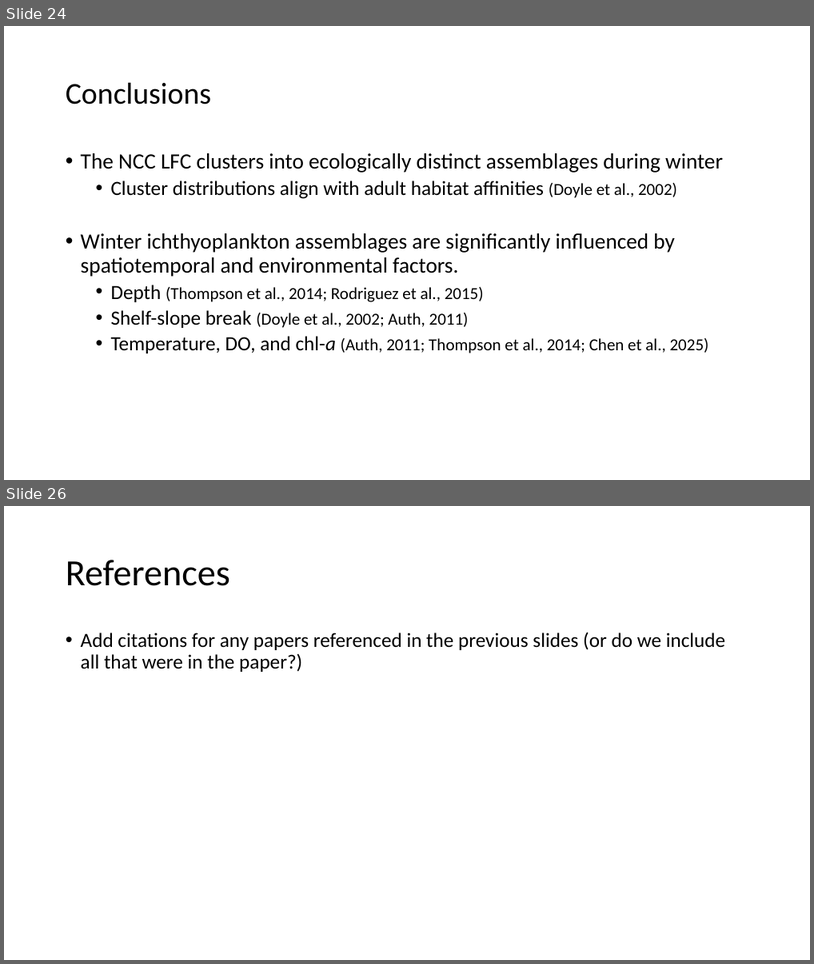
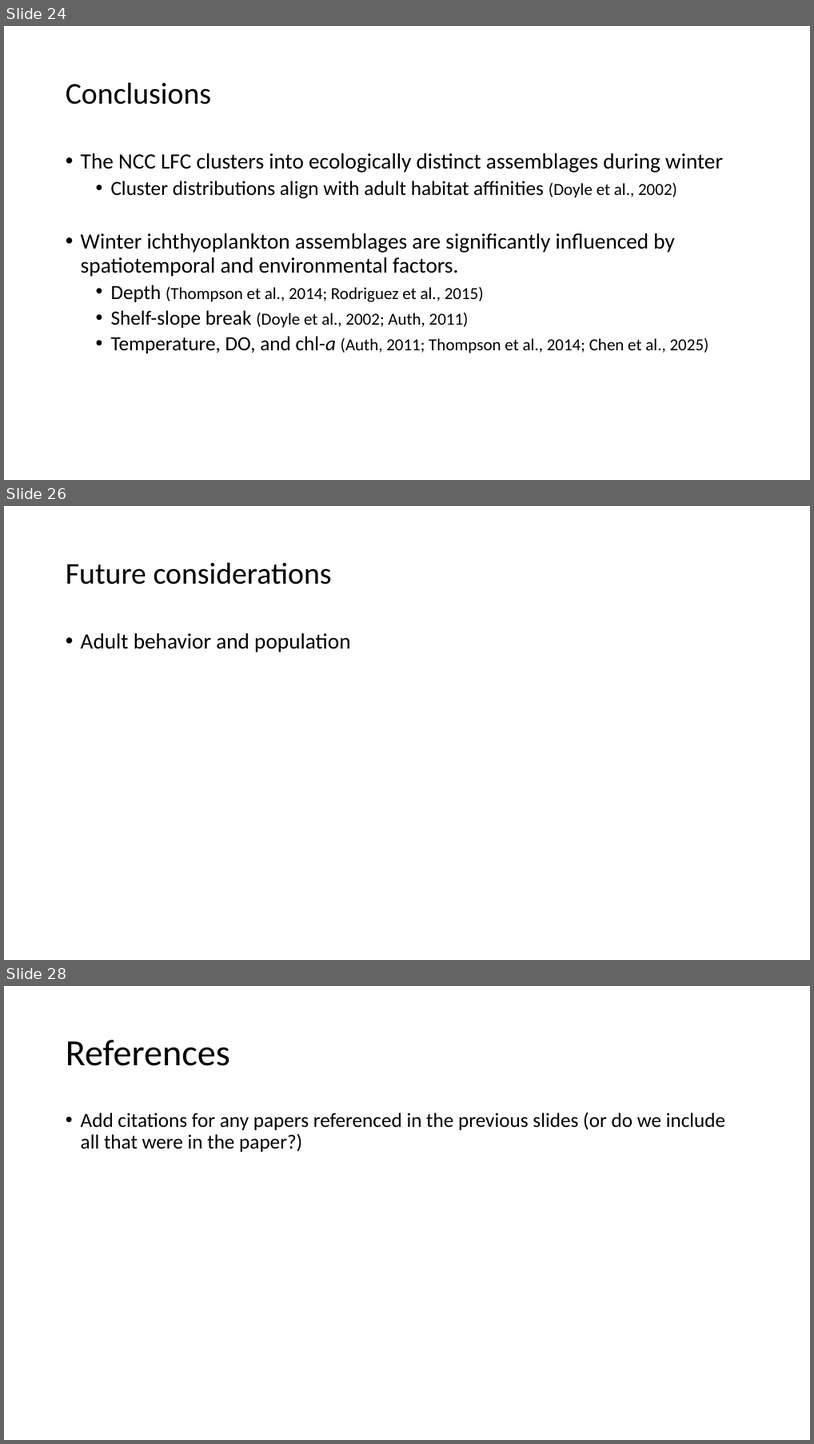
Before and after one commit to LukeABobay/larval-fish-community-analysis, a slide deck: PICES 2026 Presentation.pptx. Shown one above the other, each under a label of ours: slides 24 and 26 before the commit, slides 24, 26 and 28 after it; the slides between them are not shown. The pictures are 814x964 and 814x1444 pixels, drawn with LibreOffice and Linux fonts; fonts in the diff are those of the drawing. Boxes give left, top, right and bottom in pixels: in the first picture for what was removed or moved away, otherwise in the second. Text is boxed around its words. In the diff, an @@ line names an element or a change of style, - is before the commit and + after.

```diff
--- a/PICES 2026 Presentation.pptx
+++ b/PICES 2026 Presentation.pptx
@@ slide 26 added at (4,506,810,960), background #FFFFFF @@
@@ title added at (66,562,332,584), 36 pt, text #000000 @@
+Future considerations
@@ text added at (81,633,350,652), 26 pt, text #000000 @@
+• Adult behavior and population
@@ what was slide 26 is now slide 28 @@
```
Also in this commit, not shown: 3 slides changed, 1 other slide added.
